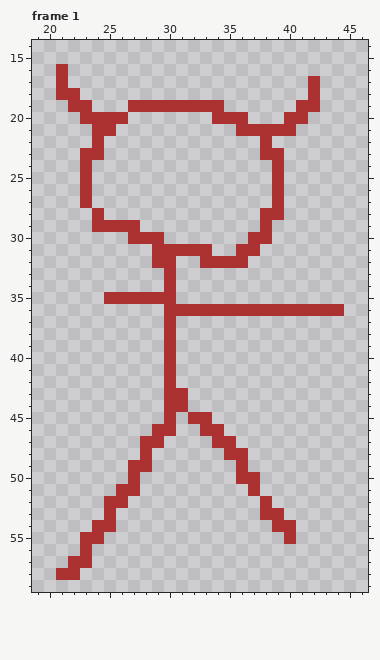
Two versions of one pixel-art file, ShovelJam/ShovelJam/ASSETS/Ase Files/monster/monster.ase. The picture above is the old version.
64x64 pixels, 4 frames. Shown: frame 1: x 19..46, y 14..59. The commit also changed other frames, which this record leaves out.
The result:
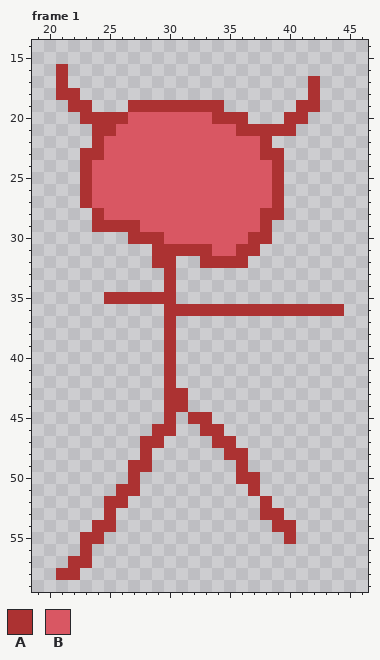
Palette (. is transparent): A #ac3232  B #d95763
Difference:
{"where": "frame 1"}
{"frame":1,"y":20,"x":27,"old":".......","new":"BBBBBBB"}
{"frame":1,"y":21,"x":26,"old":"..........","new":"BBBBBBBBBB"}
{"frame":1,"y":22,"x":25,"old":".............","new":"BBBBBBBBBBBBB"}
{"frame":1,"y":23,"x":25,"old":".............","new":"BBBBBBBBBBBBB"}
{"frame":1,"y":24,"x":24,"old":"...............","new":"BBBBBBBBBBBBBBB"}
{"frame":1,"y":25,"x":24,"old":"...............","new":"BBBBBBBBBBBBBBB"}
{"frame":1,"y":26,"x":24,"old":"...............","new":"BBBBBBBBBBBBBBB"}
{"frame":1,"y":27,"x":24,"old":"...............","new":"BBBBBBBBBBBBBBB"}
{"frame":1,"y":28,"x":25,"old":".............","new":"BBBBBBBBBBBBB"}
{"frame":1,"y":29,"x":28,"old":"..........","new":"BBBBBBBBBB"}
{"frame":1,"y":30,"x":30,"old":".......","new":"BBBBBBB"}
{"frame":1,"y":31,"x":34,"old":"..","new":"BB"}
{"label":"added","picture_box":[92,112,272,256]}
